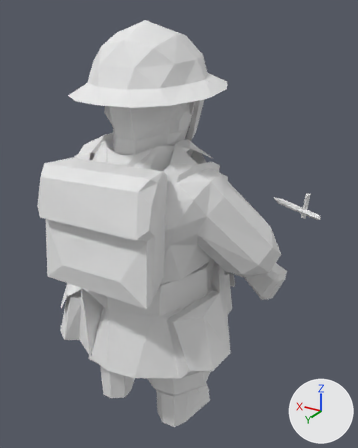
One commit to the glTF model web/public/pezzi/bulge_british_inf_2.glb: the scene before it, then after it.
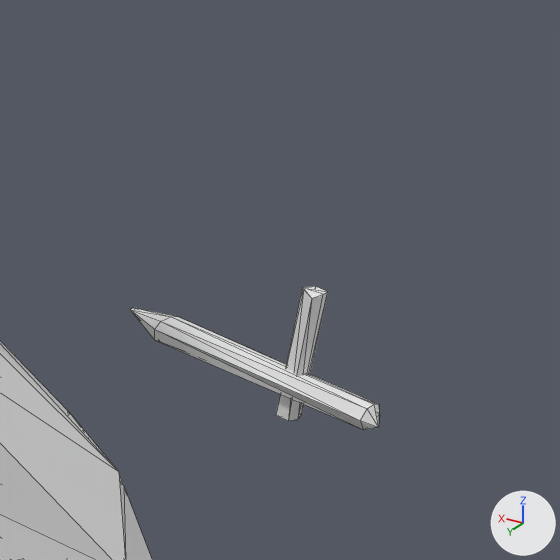
Each version appears first whole from a 50 mm lens placed at (-0.2283, 0.3276, 0.3298), pointed at (-0.0239, -0.0131, 0.1595), and next in a close-up on the part from 70% to 99% of the width and 31% to 55% of the height. Lighting does not change. The marker at lower right points along +X, +Y and +Z. The older version's two pictures come first. The close-ups show mesh edges as thin lines. Vertices at exactly the same position are counted once.

In view in the first close-up: 'bulge_british_inf.glb'.
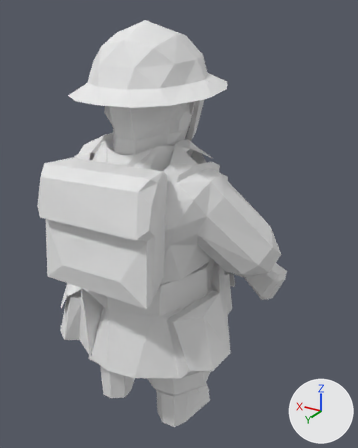
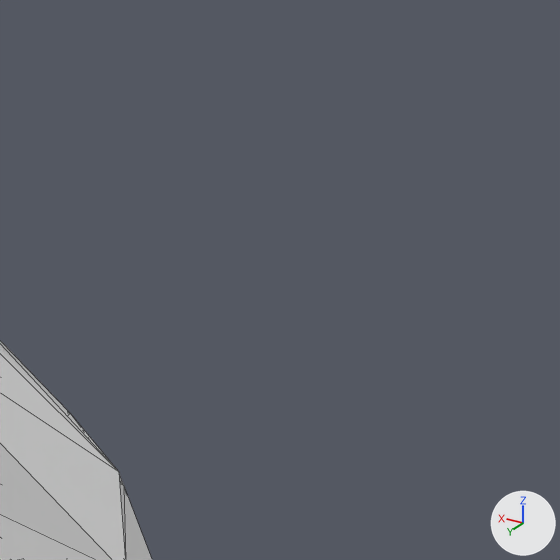
The newer file is also turned or shifted as a whole; pictures and numbers use the older file's frame.

Diff of the bpy script that builds the scene:
```diff
--- a/web/public/pezzi/bulge_british_inf_2.glb.py
+++ b/web/public/pezzi/bulge_british_inf_2.glb.py
@@ me_bulge_british_inf_glb @@
 # used by ob_bulge_british_inf_glb; location = (0.0, 0.0, 0.0)
-me_bulge_british_inf_glb.from_pydata(...)  # 741 vertices, 1313 faces; spans x -0.127..0.127, y -0.101..0.101, z 0.0..0.324
+me_bulge_british_inf_glb.from_pydata(...)  # 712 vertices, 1263 faces; spans x -0.121..0.127, y -0.077..0.101, z 0.0..0.324
+# me_bulge_british_inf_glb part 1: the loose piece of 18 vertices spanning x -0.127..-0.077, y -0.101..-0.083, z 0.159..0.168 is deleted
+# me_bulge_british_inf_glb part 2: the loose piece of 11 vertices spanning x -0.114..-0.108, y -0.094..-0.085, z 0.156..0.18 is deleted
 me_bulge_british_inf_glb.materials.append(mat_figura)
```

Boxes (x1, y1, x2, y2) around the edits, measured in the close-ups (560 x 560 px):
'bulge_british_inf.glb', reshaped: before (0, 286, 380, 560); after (0, 341, 152, 560)
part 1 of me_bulge_british_inf_glb, deleted: before (131, 308, 380, 430)
part 2 of me_bulge_british_inf_glb, deleted: before (276, 286, 328, 421)
